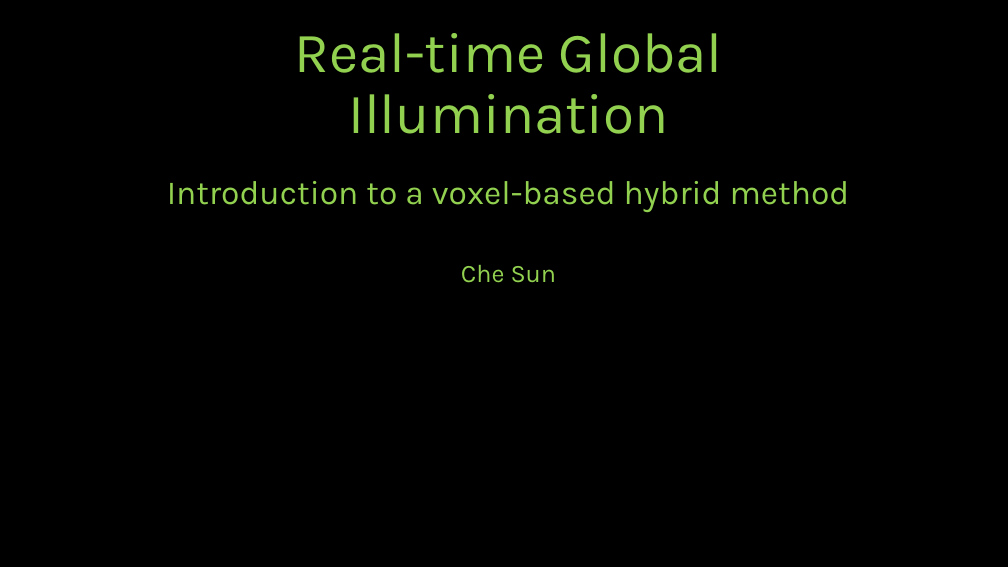
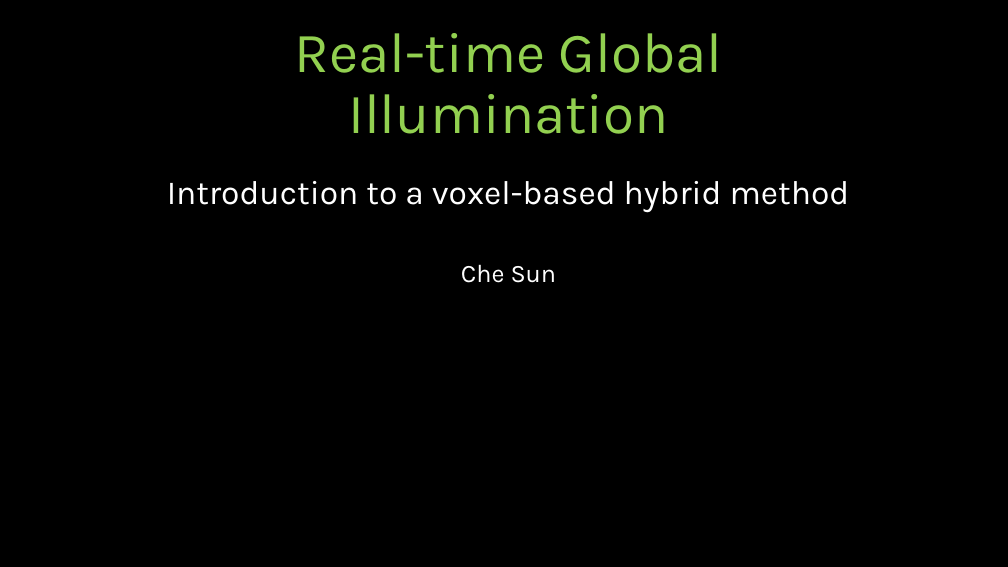
Before and after one commit to jazzboysc/RTGI, a slide deck: slide 1 of Docs/Real-time Global Illumination.pptx. Drawn at 1008x567 pixels with LibreOffice and Linux fonts; fonts in the diff are those of the drawing. Boxes give left, top, right and bottom in pixels: in the first picture for what was removed or moved away, otherwise in the second. Text is boxed around its words. In the diff, an @@ line names an element or a change of style, - is before the commit and + after.

```diff
--- a/Docs/Real-time Global Illumination.pptx
+++ b/Docs/Real-time Global Illumination.pptx
@@ subtitle "Introduction to a voxel-based hybrid ..." at (167, 181, 850, 283): text colour #92D050 to #FFFFFF @@
```
Also in this commit, not shown: 4 other slides changed, 9 slides added.
